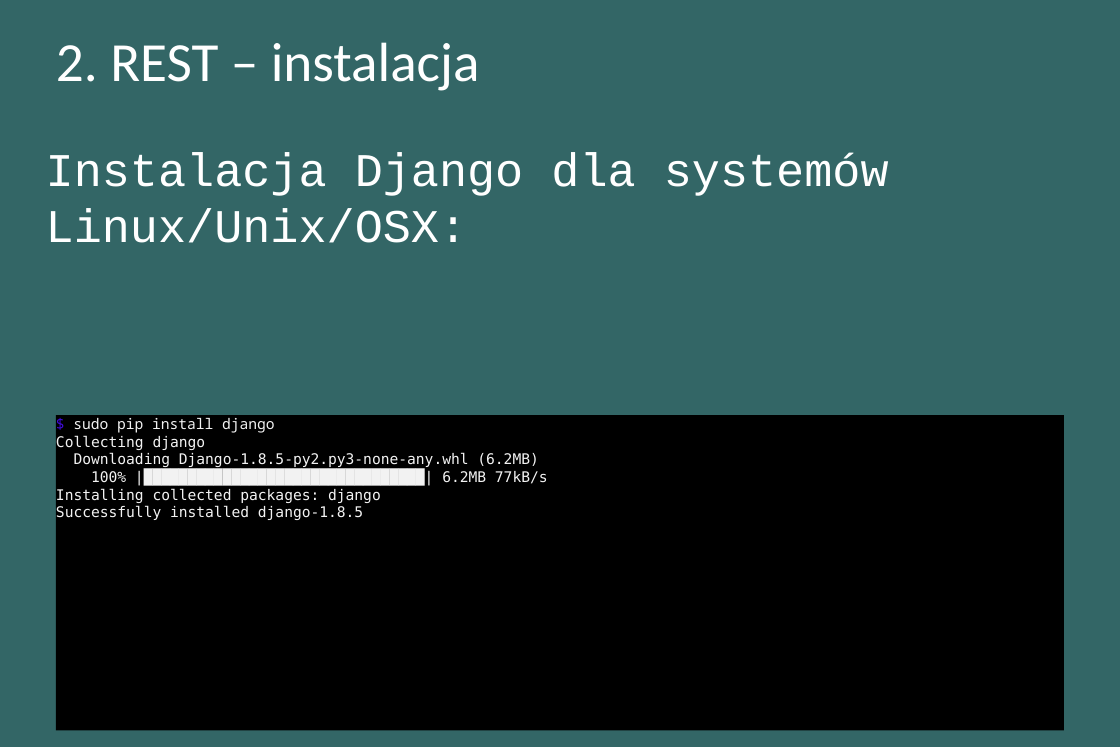
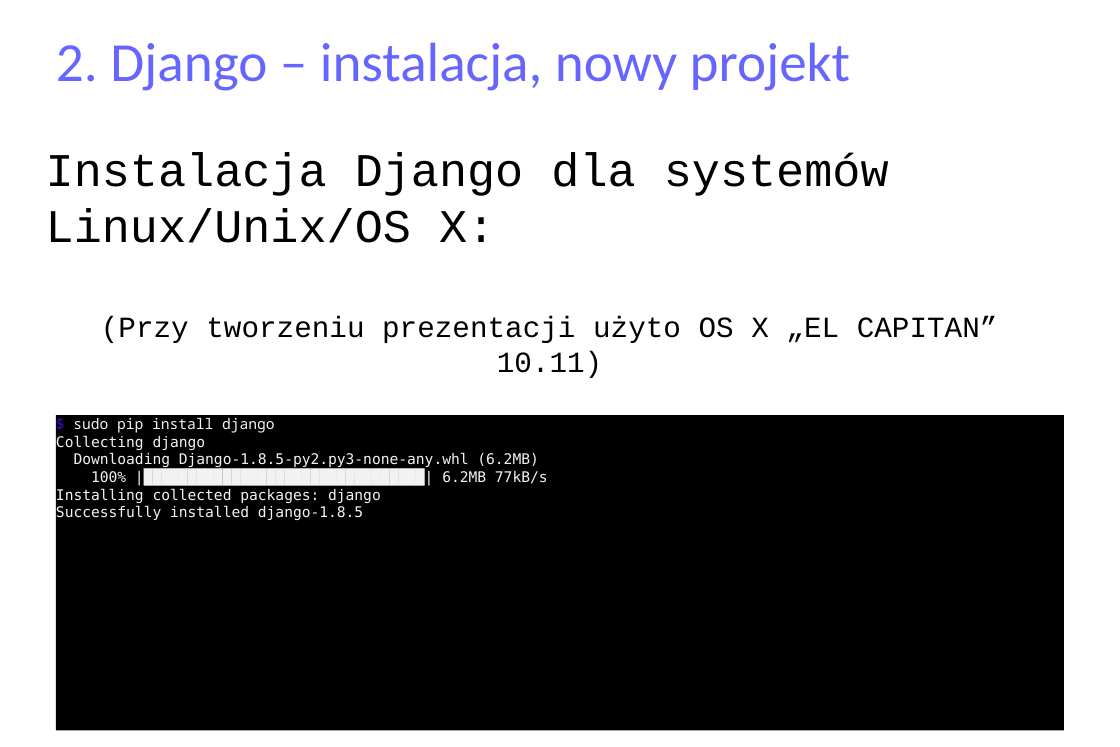
Before and after one commit to matulik/reinyzagam, a slide deck: slide 7 of Docs/presentation.odp (slide 6 before the commit). Drawn at 1120x747 pixels with LibreOffice and Linux fonts; fonts in the diff are those of the drawing. Boxes give left, top, right and bottom in pixels: in the first picture for what was removed or moved away, otherwise in the second. Text is boxed around its words. In the diff, an @@ line names an element or a change of style, - is before the commit and + after.

```diff
--- a/Docs/presentation.odp
+++ b/Docs/presentation.odp
@@ background #336666 to #FFFFFF @@
@@ title at (x1=56, y1=42, x2=850, y2=91): text changed; text colour #FFFFFF to #6666FF @@
-2. REST – instalacja
+2. Django – instalacja, nowy projekt
@@ text at (x1=46, y1=152, x2=998, y2=378): text changed; size 32 to 20 pt; text colour #FFFFFF to #000000 @@
-Instalacja Django dla systemów Linux/Unix/OSX:
+Instalacja Django dla systemów Linux/Unix/OS X:
+(Przy tworzeniu prezentacji użyto OS X „EL CAPITAN” 10.11)
```
Also in this commit, not shown: 6 other slides changed, 4 slides added, 1 other file.
